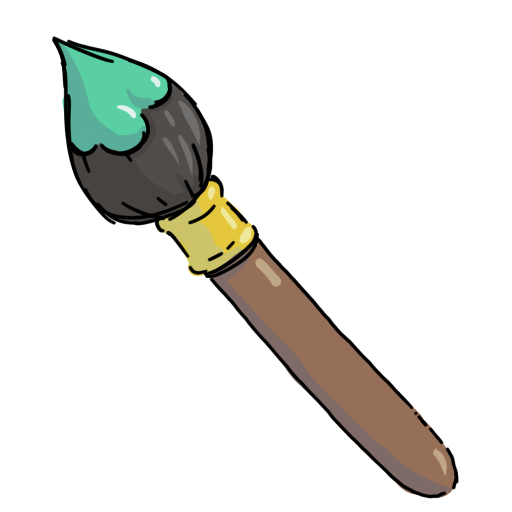
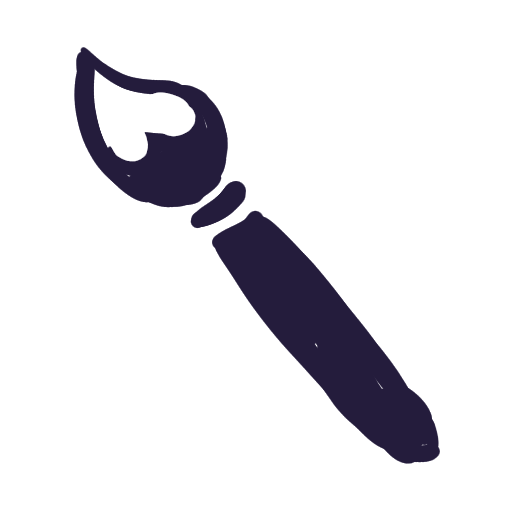
Before/after of a w=512, h=512 layered artwork. What changed in the layer stack:
removed layer "Outline" over [52, 36, 459, 499]
removed layer "Shadow" over [52, 36, 459, 499]
removed layer "Color" over [52, 36, 459, 499]
added layer "Paint Layer 4" above "Paint Layer 5" over [55, 46, 459, 494]
added layer "Paint Layer 5" over [64, 64, 246, 192]
